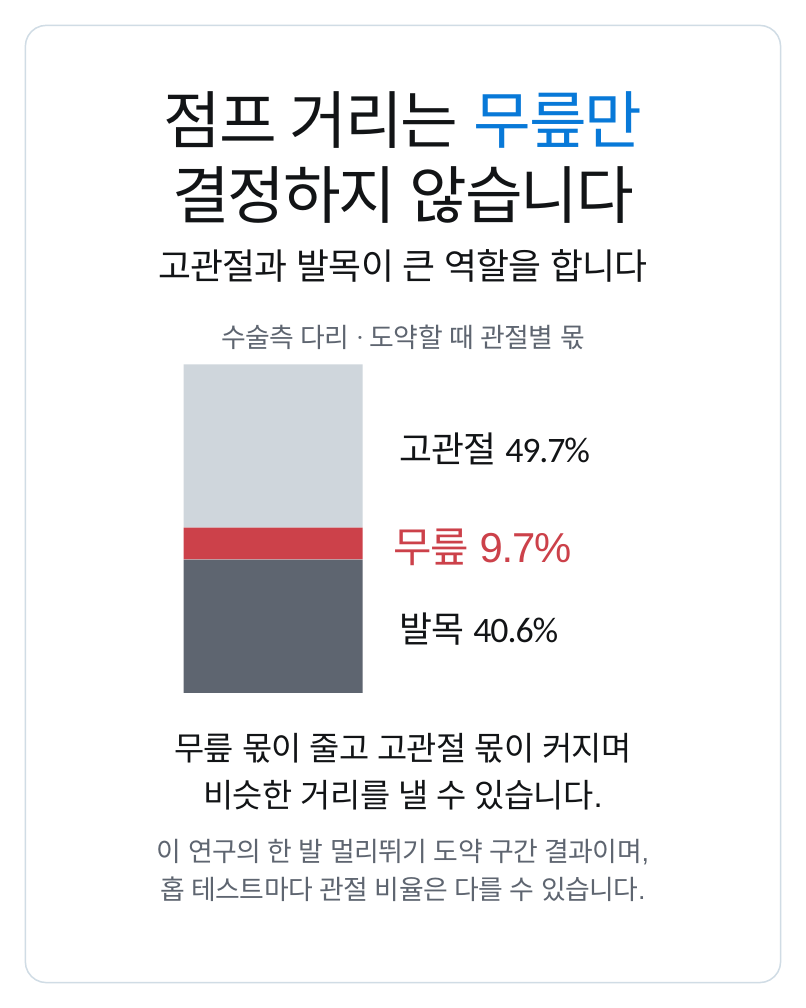
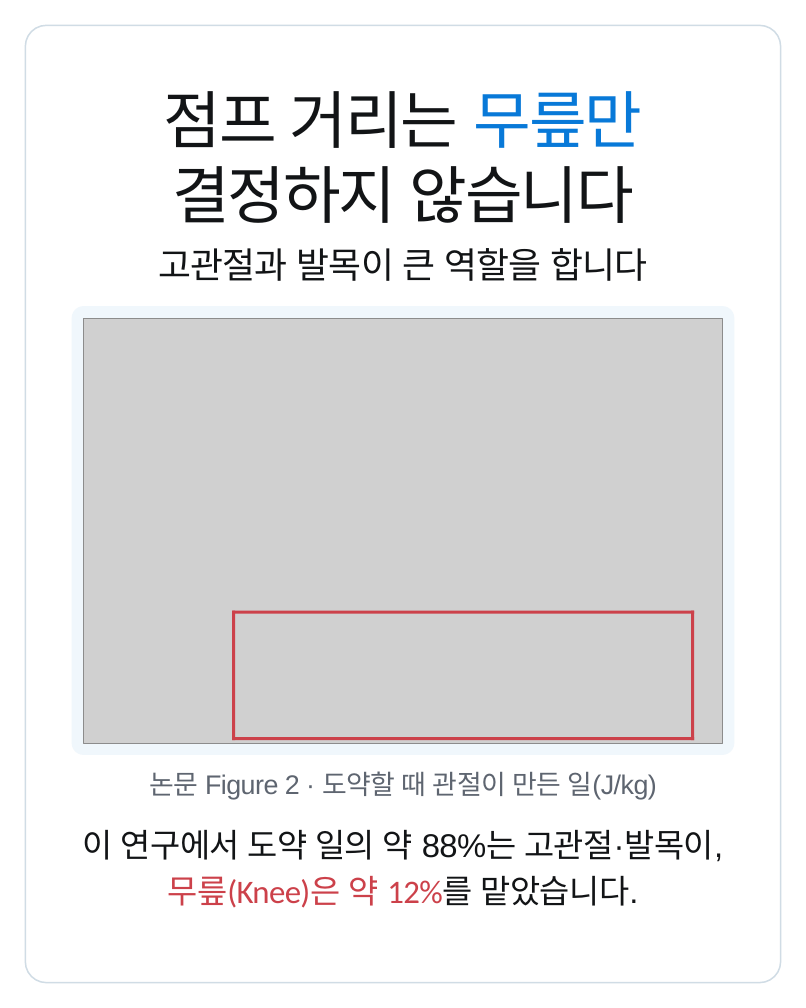
Before and after one commit to js920915-cyber/New-box, a slide deck: slide 4 of content/acl-hop-distance-knee-work/adobe-express/acl-hop-distance-knee-work-express.pptx. Drawn at 806x1008 pixels with LibreOffice and Linux fonts; fonts in the diff are those of the drawing; grey boxes stand for pictures. Boxes give left, top, right and bottom in pixels: in the first picture for what was removed or moved away, otherwise in the second. Text is boxed around its words. In the diff, an @@ line names an element or a change of style, - is before the commit and + after.

```diff
--- a/content/acl-hop-distance-knee-work/adobe-express/acl-hop-distance-knee-work-express.pptx
+++ b/content/acl-hop-distance-knee-work/adobe-express/acl-hop-distance-knee-work-express.pptx
@@ rounded rectangle added at <box>72,306,734,754</box>, fill #F0F7FC @@
@@ picture added at <box>84,318,723,743</box> @@
@@ text removed at <box>221,324,585,349</box> @@
-수술측 다리 · 도약할 때 관절별 몫
@@ rectangle removed at <box>183,364,363,527</box> @@
@@ text removed at <box>400,432,590,465</box> @@
-고관절 49.7%
@@ rectangle removed at <box>183,527,363,559</box> @@
@@ text removed at <box>394,528,572,566</box> @@
-무릎 9.7%
@@ rectangle removed at <box>183,560,363,693</box> @@
@@ rectangle added at <box>232,610,694,613</box>, fill #CC414A @@
@@ rectangle added at <box>232,610,235,740</box>, fill #CC414A @@
@@ text removed at <box>400,612,558,645</box> @@
-발목 40.6%
@@ rectangle added at <box>691,610,694,740</box>, fill #CC414A @@
@@ text removed at <box>174,733,631,763</box> @@
-무릎 몫이 줄고 고관절 몫이 커지며
@@ rectangle added at <box>232,737,694,740</box>, fill #CC414A @@
@@ text added at <box>149,771,657,800</box>, 27 pt, text #5E6570 @@
+논문 Figure 2 · 도약할 때 관절이 만든 일(J/kg)
@@ text removed at <box>203,780,603,810</box> @@
-비슷한 거리를 낼 수 있습니다.
@@ text at <box>83,830,723,862</box>: text changed; size 27 to 33 pt; text colour #5E6570 to #121416 @@
-이 연구의 한 발 멀리뛰기 도약 구간 결과이며,
+이 연구에서 도약 일의 약 88%는 고관절·발목이,
@@ text at <box>168,876,639,908</box>: text changed; size 27 to 33 pt; font Arial to Calibri; text colour #5E6570 to #CC414A @@
-홉 테스트마다 관절 비율은 다를 수 있습니다.
+무릎(Knee)은 약 12%를 맡았습니다.
```
Also in this commit, not shown: 4 other slides changed, 53 other files.
